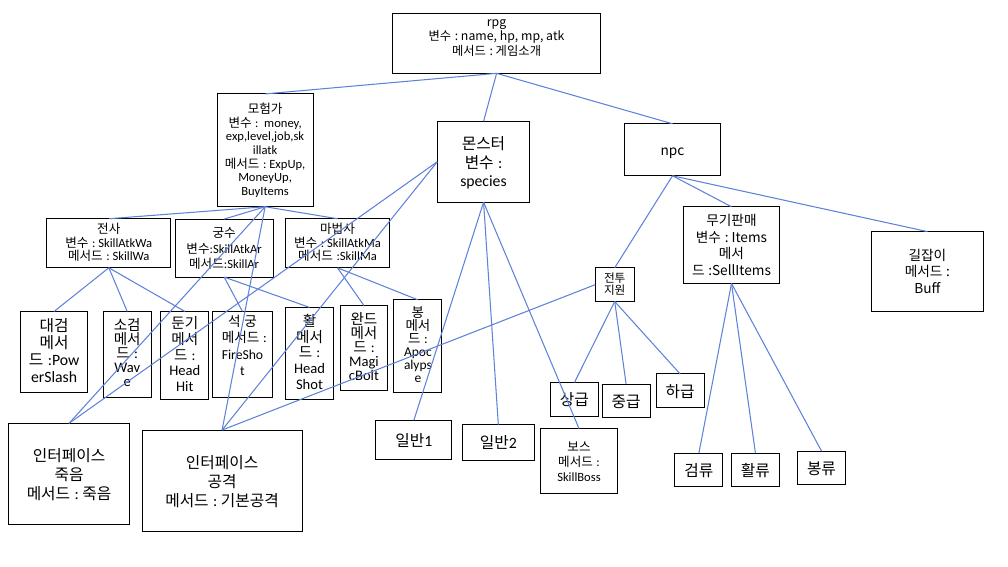
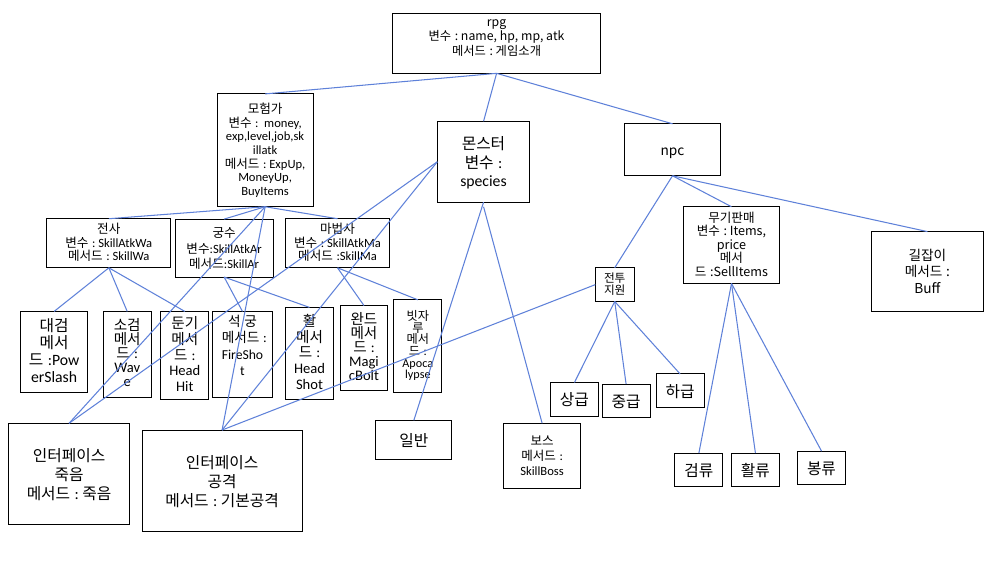
Before and after one commit to Nahoyoung146/javappt, a slide deck: slide 1 of 자바 프로젝트.pptx. Drawn at 1008x567 pixels with LibreOffice and Linux fonts; fonts in the diff are those of the drawing. Boxes give left, top, right and bottom in pixels: in the first picture for what was removed or moved away, otherwise in the second. Text is boxed around its words. In the diff, an @@ line names an element or a change of style, - is before the commit and + after.

Commit message:
ppt수정

```diff
--- a/자바 프로젝트.pptx
+++ b/자바 프로젝트.pptx
@@ line moved from (484, 202) - (579, 429) to (484, 206) - (542, 423) @@
@@ line removed from (484, 202) to (498, 425) @@
@@ text in rectangle at <box>695,211,768,276</box>: size 13 to 12 pt in "무기판매", "메서드 :SellItems"; line spacing 1 to 0.9 @@
@@ text in rectangle at <box>697,222,766,253</box>: text changed; size 13 to 12 pt @@
-변수 : Items
+변수 : Items, price
@@ text in rectangle at <box>407,310,429,336</box>: text changed; size 12.8 to 11.6 pt @@
-봉
+빗자루
@@ text in rectangle at <box>407,331,429,358</box>: size 12.8 to 11.6 pt in "메서드 :", "Apocalypse" @@
@@ text in rectangle at <box>399,433,428,447</box>: text changed @@
-일반1
+일반
@@ rectangle removed at <box>462,425,535,461</box> @@
-일반2
@@ rectangle "보스": place and size @@
-rectangle "보스" at <box>541,429,617,494</box>
+rectangle "보스" at <box>504,423,581,488</box>
```
